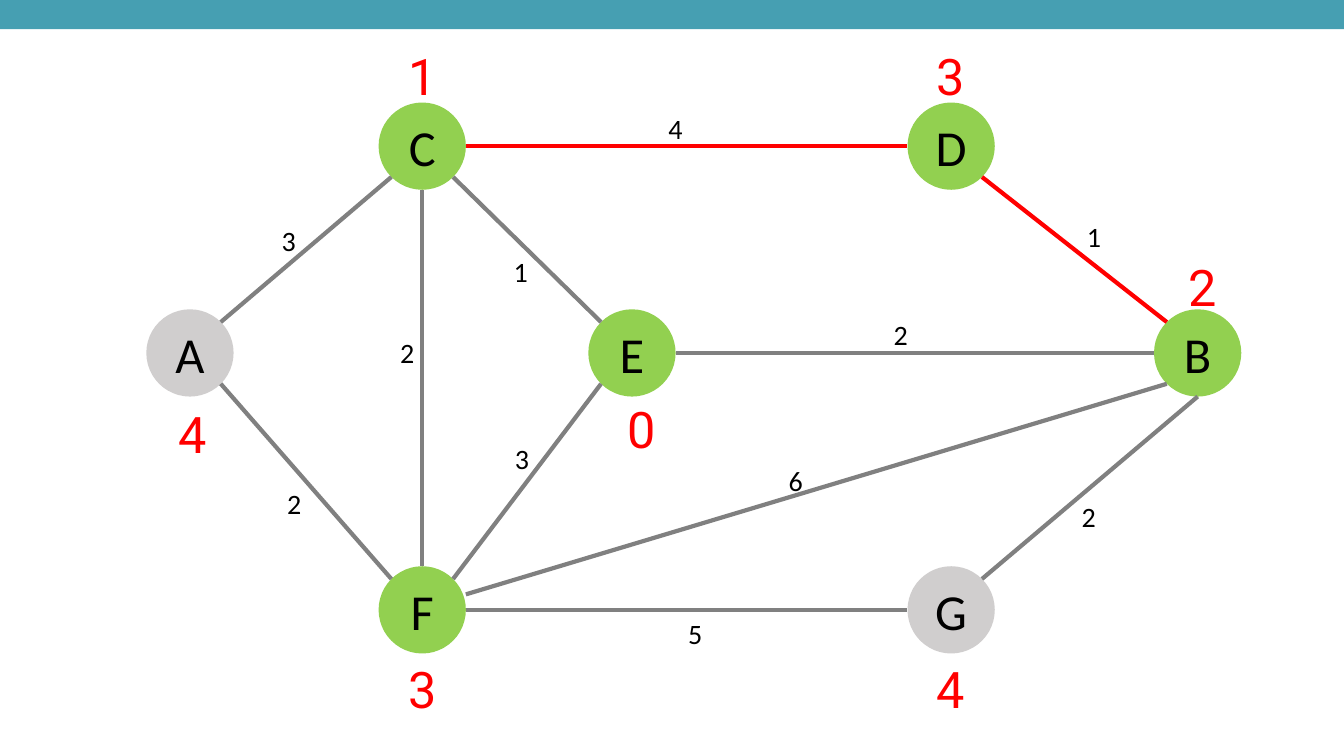
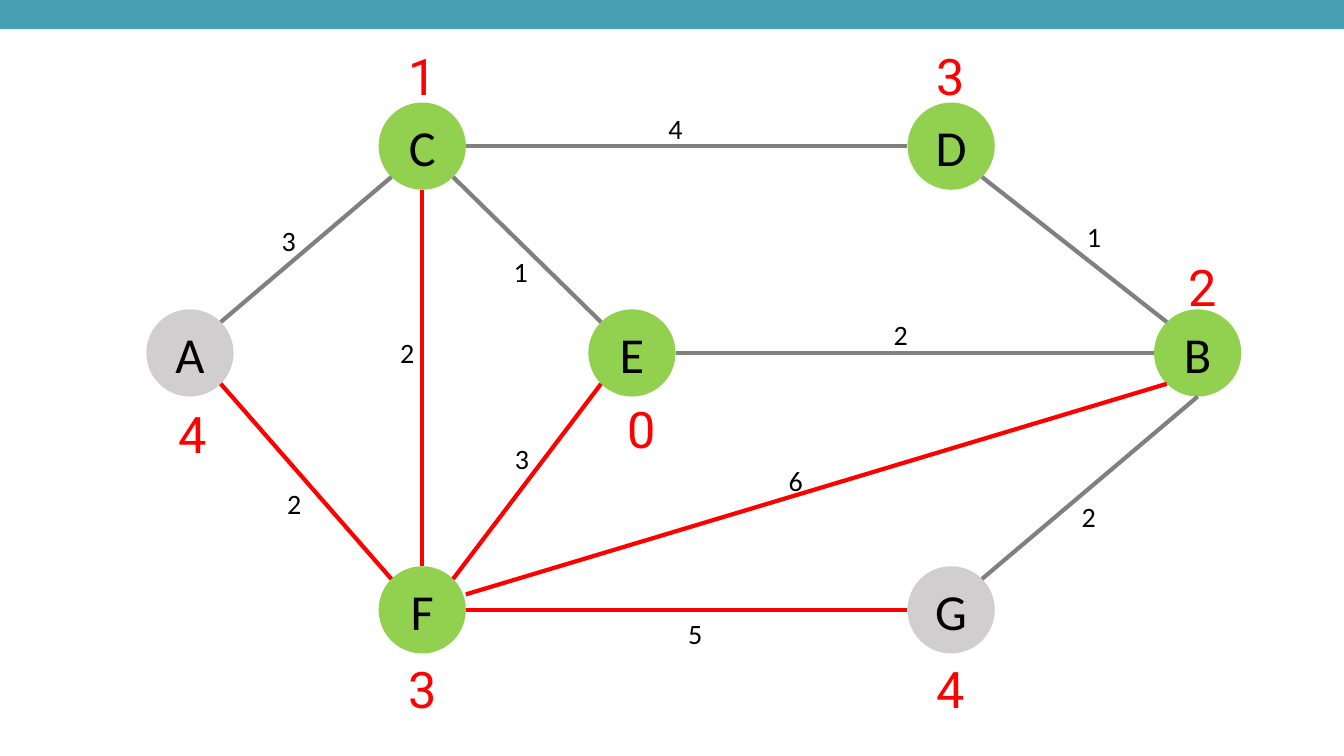
Before and after one commit to AlgoLive/AlgoLive_2022, a slide deck: slide 38 of 7th study/AlgoLive 7nd Dijkstra.pptx. Drawn at 1344x756 pixels with LibreOffice and Linux fonts; fonts in the diff are those of the drawing. Boxes give left, top, right and bottom in pixels: in the first picture for what was removed or moved away, otherwise in the second. Text is boxed around its words. In the diff, an @@ line names an element or a change of style, - is before the commit and + after.

```diff
--- a/7th study/AlgoLive 7nd Dijkstra.pptx
+++ b/7th study/AlgoLive 7nd Dijkstra.pptx
@@ line (466, 146) - (907, 146): stroke #FF0000 3 pt to #808080 3 pt @@
@@ line (982, 177) - (1168, 323): stroke #FF0000 3 pt to #808080 3 pt @@
@@ line (422, 190) - (422, 567): stroke #808080 3 pt to #FF0000 3 pt @@
@@ line (221, 384) - (391, 579): stroke #808080 3 pt to #FF0000 3 pt @@
@@ line (601, 384) - (454, 579): stroke #808080 3 pt to #FF0000 3 pt @@
@@ line (1168, 384) - (466, 595): stroke #808080 3 pt to #FF0000 3 pt @@
@@ line (466, 610) - (907, 610): stroke #808080 3 pt to #FF0000 3 pt @@
```
Also in this commit, not shown: 3 other slides changed, 13 slides added, 7 other files.
